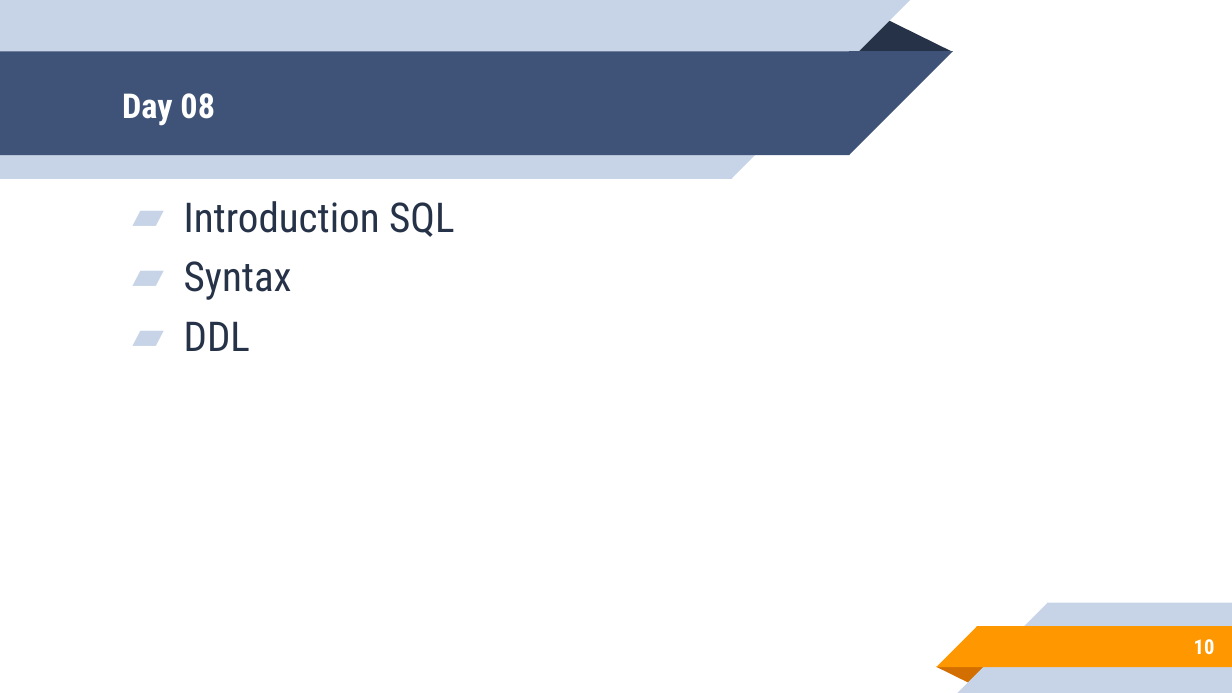
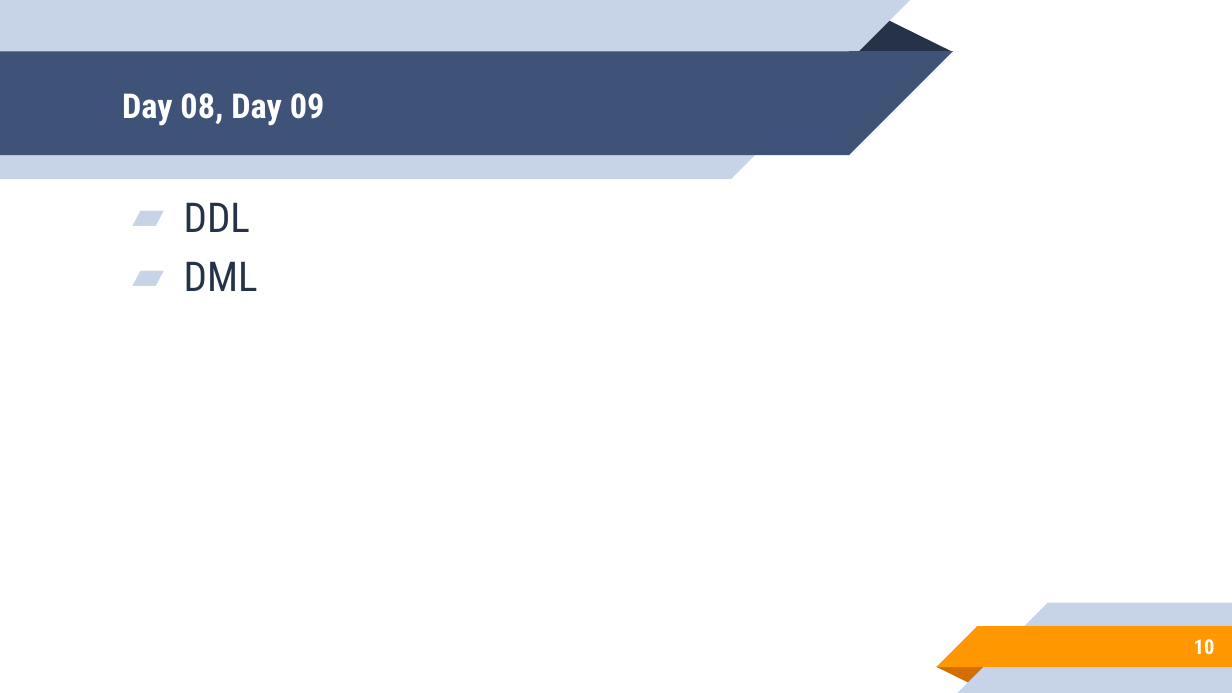
Before and after one commit to aronipurwanto/materi-xa, a slide deck: slide 10 of java/java-logic/Slide-Java-Logic-00.pptx. Drawn at 1232x693 pixels with LibreOffice and Linux fonts; fonts in the diff are those of the drawing. Boxes give left, top, right and bottom in pixels: in the first picture for what was removed or moved away, otherwise in the second. Text is boxed around its words. In the diff, an @@ line names an element or a change of style, - is before the commit and + after.

```diff
--- a/java/java-logic/Slide-Java-Logic-00.pptx
+++ b/java/java-logic/Slide-Java-Logic-00.pptx
@@ title at (122, 93, 325, 126): text changed @@
-Day 08
+Day 08, Day 09
@@ text at (184, 201, 454, 300): paragraphs removed @@
-▰ Introduction SQL
-▰ Syntax
@@ text at (184, 261, 258, 291): paragraph added @@
+▰ DML
```
Also in this commit, not shown: 1 other slide changed, 10 slides added, 1 slide removed, 7 other files.
